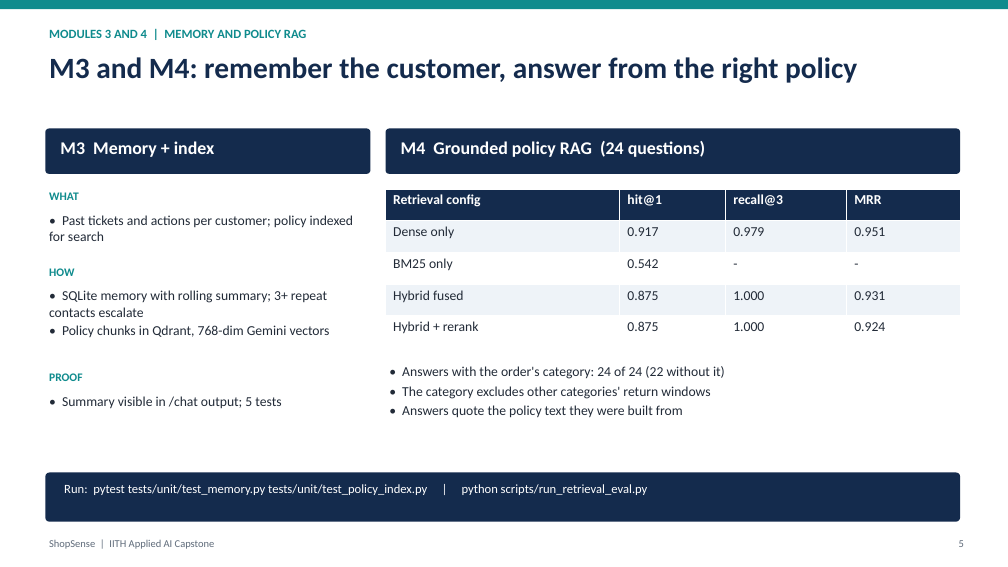
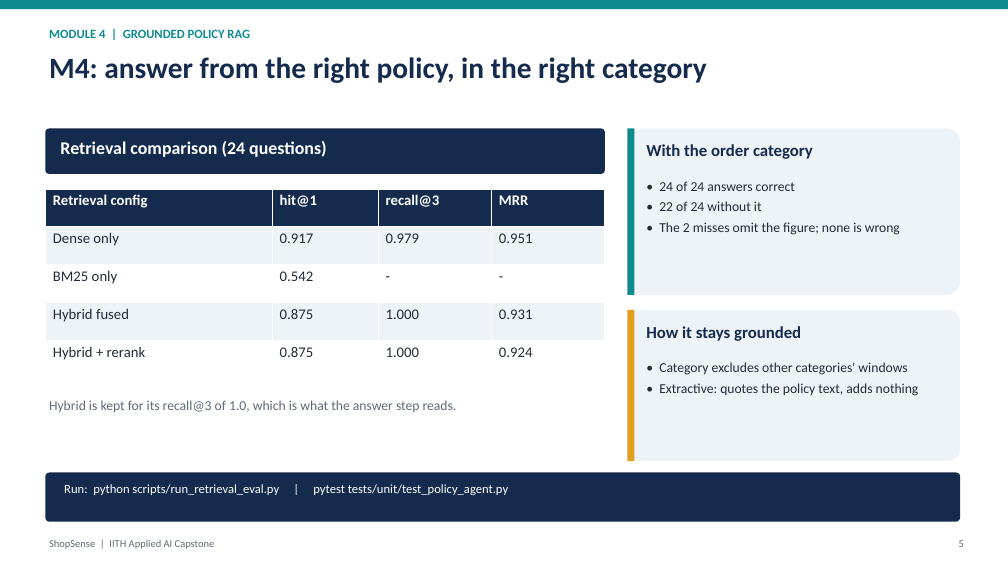
Before and after one commit to abhraj786/iith-ai-capstone-shopsense, a slide deck: slide 5 of docs/deck/iith-ai-capstone-shopsense.pptx. Drawn at 1008x567 pixels with LibreOffice and Linux fonts; fonts in the diff are those of the drawing. Boxes give left, top, right and bottom in pixels: in the first picture for what was removed or moved away, otherwise in the second. Text is boxed around its words. In the diff, an @@ line names an element or a change of style, - is before the commit and + after.

Commit message:
Deck: M1 sequence slide built from native shapes; fold problem into title slide

```diff
--- a/docs/deck/iith-ai-capstone-shopsense.pptx
+++ b/docs/deck/iith-ai-capstone-shopsense.pptx
@@ text at (49,29,250,38): text changed @@
-MODULES 3 AND 4 | MEMORY AND POLICY RAG
+MODULE 4 | GROUNDED POLICY RAG
@@ text at (49,57,707,83): text changed @@
-M3 and M4: remember the customer, answer from the right policy
+M4: answer from the right policy, in the right category
@@ rounded rectangle: place and size @@
-rounded rectangle at (45,129,371,174)
+rounded rectangle at (45,129,605,174)
@@ text at (60,141,327,157): text changed @@
-M3 Memory + index
+Retrieval comparison (24 questions)
@@ text removed at (401,141,705,157) @@
-M4 Grounded policy RAG (24 questions)
@@ rounded rectangle added at (628,129,960,295), fill #EEF3F8 @@
@@ rectangle added at (628,129,634,295), fill #0F8B8D @@
@@ text added at (646,144,813,159), 16 pt, text #142B4D, bold @@
+With the order category
@@ table at (45,189,605,378) @@
@@ size 13 to 14 pt @@
@@ table: place and size @@
-table at (386,189,960,348)
+table at (45,189,605,378)
@@ text removed at (49,192,79,200) @@
-WHAT
@@ text added at (659,181,900,235), 13 pt, text #222B38 @@
+• 24 of 24 answers correct
+• 22 of 24 without it
+• The 2 misses omit the figure; none is wrong
@@ text removed at (49,215,354,241) @@
-• Past tickets and actions per customer; policy indexed for search
@@ text removed at (49,268,74,276) @@
-HOW
@@ text removed at (49,290,330,337) @@
-• SQLite memory with rolling summary; 3+ repeat contacts escalate
-• Policy chunks in Qdrant, 768-dim Gemini vectors
@@ rounded rectangle: place and size @@
-rounded rectangle at (386,129,960,174)
+rounded rectangle at (628,310,960,461)
@@ rounded rectangle at (628,310,960,461): fill #142B4D to #EEF3F8 @@
@@ rectangle added at (628,310,634,461), fill #E09F1F @@
@@ text added at (646,326,801,341), 16 pt, text #142B4D, bold @@
+How it stays grounded
@@ text removed at (49,373,82,381) @@
-PROOF
@@ text at (659,362,919,396): text changed @@
-• Answers with the order's category: 24 of 24 (22 without it)
-• The category excludes other categories' return windows
-• Answers quote the policy text they were built from
+• Category excludes other categories' windows
+• Extractive: quotes the policy text, adds nothing
@@ text added at (49,400,457,412), 13 pt, text #5F6B7A @@
+Hybrid is kept for its recall@3 of 1.0, which is what the answer step reads.
@@ text removed at (62,396,281,409) @@
-• Summary visible in /chat output; 5 tests
@@ text at (64,484,508,495): text changed @@
-Run: pytest tests/unit/test_memory.py tests/unit/test_policy_index.py | python scripts/run_retrieval_eval.py
+Run: python scripts/run_retrieval_eval.py | pytest tests/unit/test_policy_agent.py
```
Also in this commit, not shown: 3 other slides changed, 1 slide added, 1 slide removed, 2 other files.
